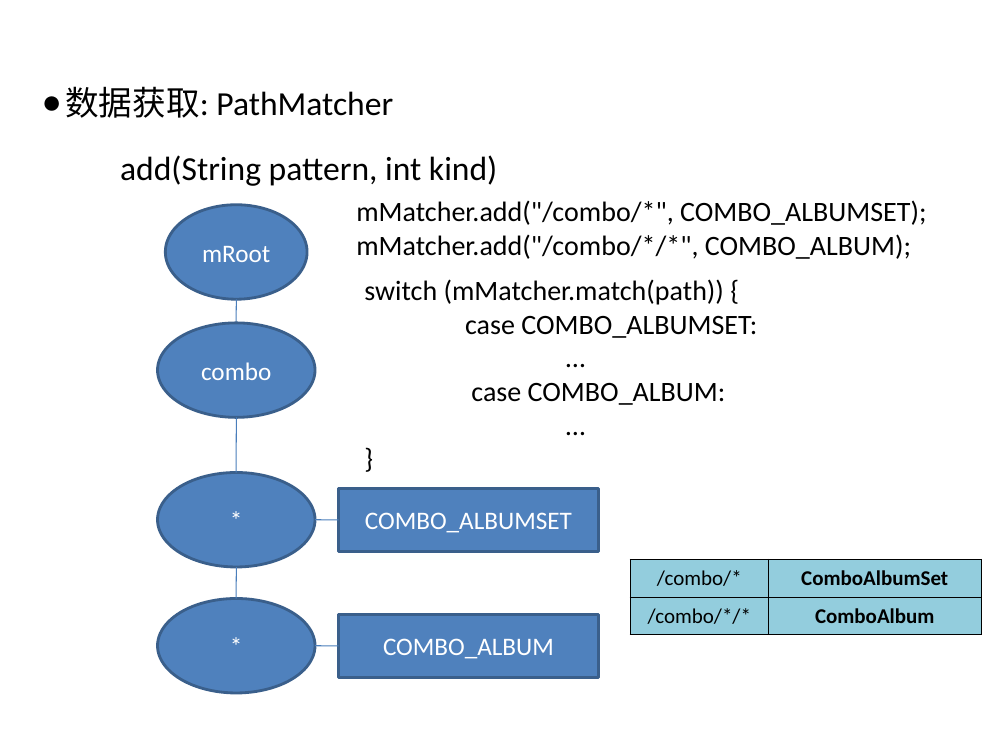
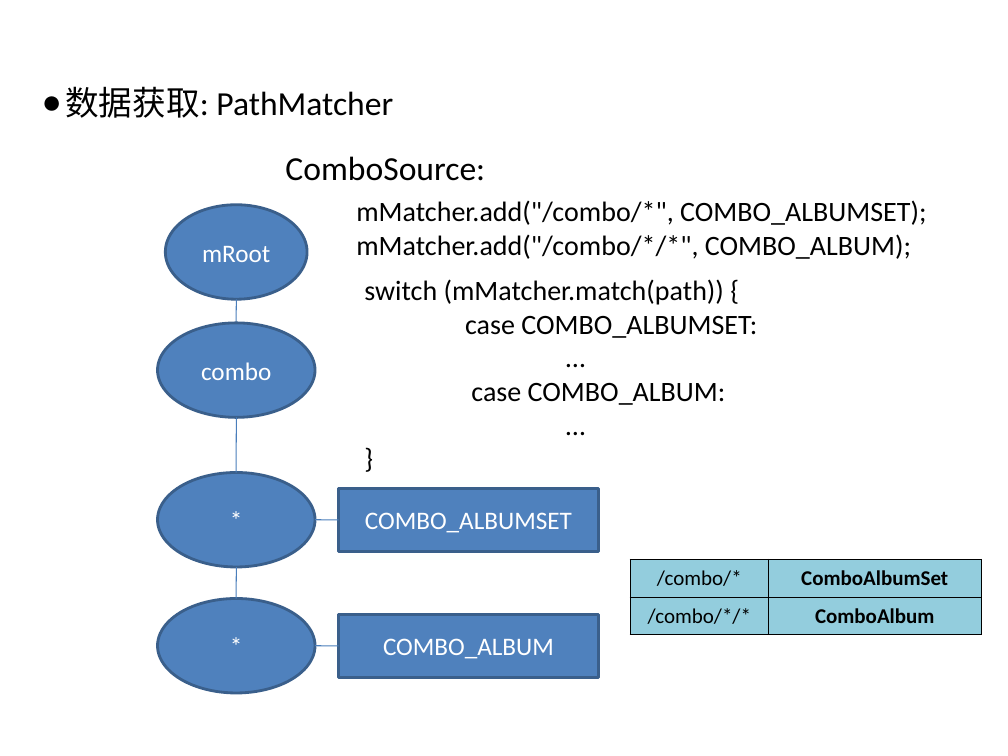
Before and after one commit to littlePunk/-, a slide deck: slide 8 of 11月25号答辩准备.pptx (slide 6 before the commit). Drawn at 1008x756 pixels with LibreOffice and Linux fonts; fonts in the diff are those of the drawing; background and template pictures are left out. Boxes give left, top, right and bottom in pixels: in the first picture for what was removed or moved away, otherwise in the second. Text is boxed around its words. In the diff, an @@ line names an element or a change of style, - is before the commit and + after.

Commit message:
update the uml and ppt

```diff
--- a/11月25号答辩准备.pptx
+++ b/11月25号答辩准备.pptx
@@ text at <box>285,156,485,181</box>: text changed @@
-add(String pattern, int kind)
+ComboSource:
```
Also in this commit, not shown: 6 other slides changed, 5 slides added, 4 other files.
